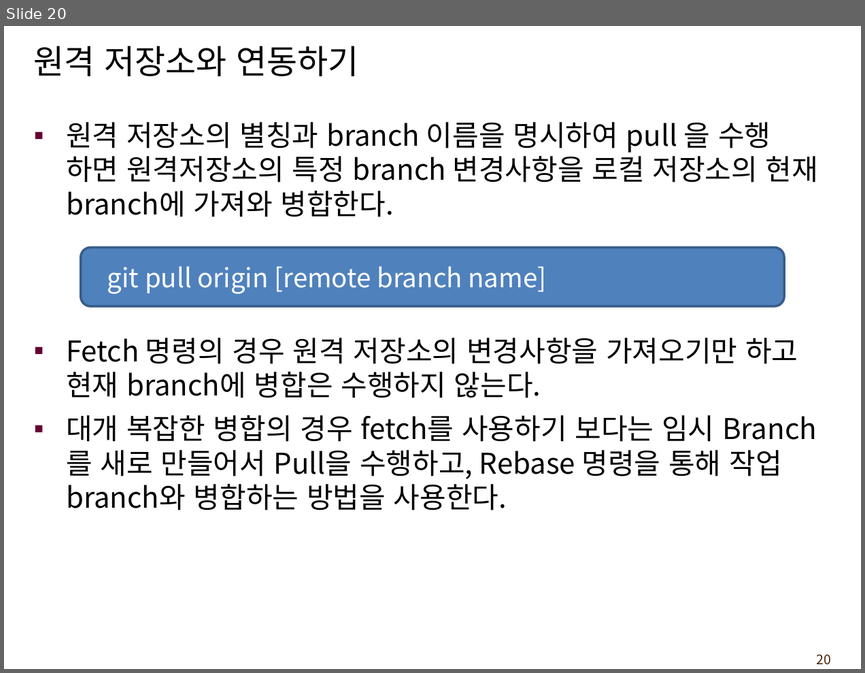
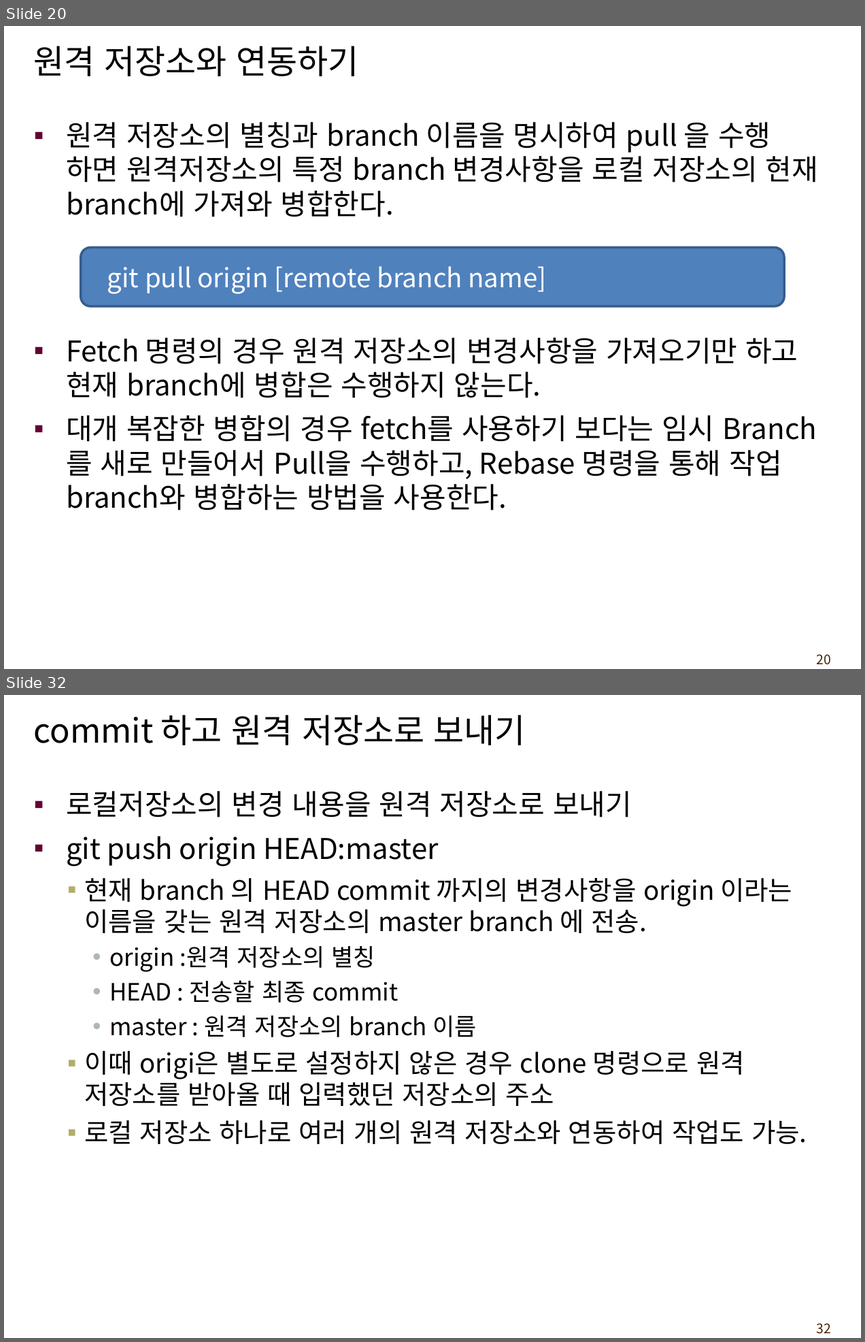
Before and after one commit to leejaegook/lecture_git, a slide deck: gitTeachingMaterial.ppt. Shown one above the other, each under a label of ours: slide 20 before the commit, slides 20 and 32 after it; the slides between them are not shown. The pictures are 865x673 and 865x1342 pixels, drawn with LibreOffice and Linux fonts; fonts in the diff are those of the drawing; background and template pictures are left out. Boxes give left, top, right and bottom in pixels: in the first picture for what was removed or moved away, otherwise in the second. Text is boxed around its words. In the diff, an @@ line names an element or a change of style, - is before the commit and + after.

Commit message:
lecture text modify

```diff
--- a/gitTeachingMaterial.ppt
+++ b/gitTeachingMaterial.ppt
@@ slide 32 added at box(4, 695, 861, 1338), background #FFFFFF; not listed: 1 template element that a slide beside it also shows @@
@@ title added at box(34, 715, 526, 745), 28 pt, text #000000 @@
+commit 하고 원격 저장소로 보내기
@@ text added at box(66, 791, 806, 1144), 22 pt, text #000000 @@
+▪ 로컬저장소의 변경 내용을 원격 저장소로 보내기
+▪ git push origin HEAD:master
+  ▪ 현재 branch 의 HEAD commit 까지의 변경사항을 origin 이라는 이름을 갖는 원격 저장소의 master branch 에 전송.
+    • origin :원격 저장소의 별칭
+    • HEAD : 전송할 최종 commit
+    • master : 원격 저장소의 branch 이름
+  ▪ 이때 origi은 별도로 설정하지 않은 경우 clone 명령으로 원격 저장소를 받아올 때 입력했던 저장소의 주소
+  ▪ 로컬 저장소 하나로 여러 개의 원격 저장소와 연동하여 작업도 가능.
```
Also in this commit, not shown: 38 slides changed, 25 other slides added.
